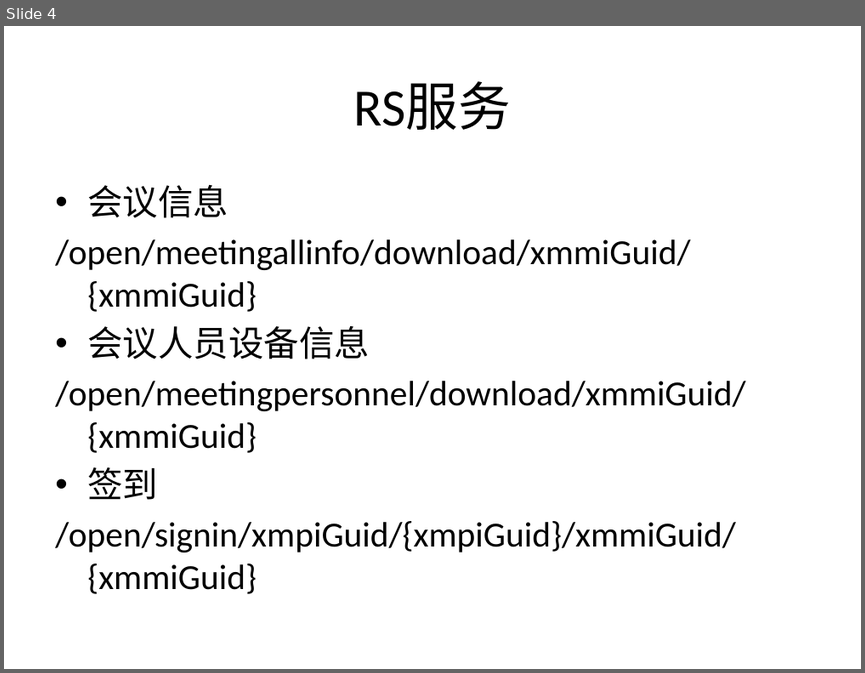
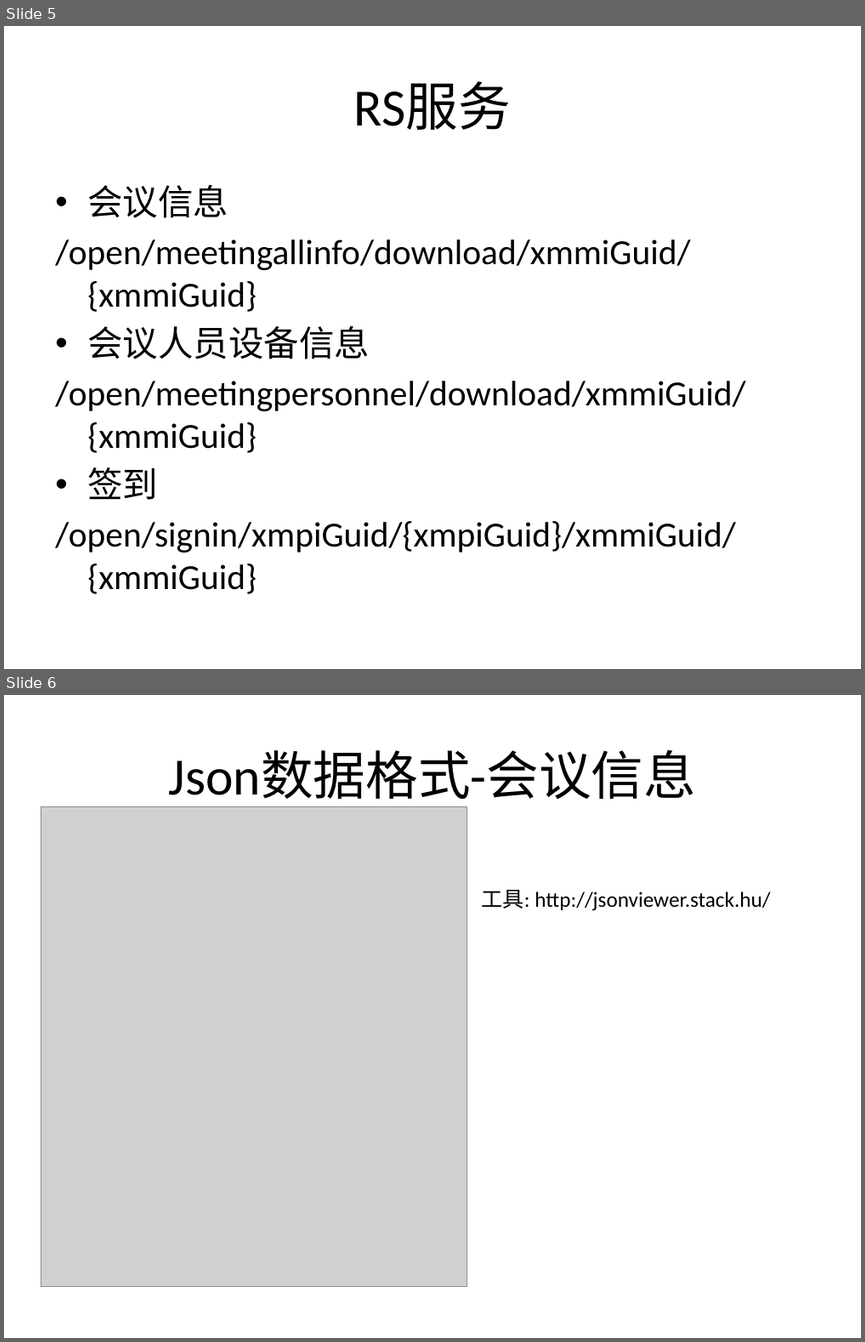
Before and after one commit to ljvblfz/x00001, a slide deck: sourcecode/project/xmeeting/doc/前后台交互服务设计.pptx. Shown one above the other, each under a label of ours: slide 4 before the commit, slides 5 and 6 after it. The pictures are 865x673 and 865x1342 pixels, drawn with LibreOffice and Linux fonts; fonts in the diff are those of the drawing; grey boxes stand for pictures. Boxes give left, top, right and bottom in pixels: in the first picture for what was removed or moved away, otherwise in the second. Text is boxed around its words. In the diff, an @@ line names an element or a change of style, - is before the commit and + after.

```diff
--- a/sourcecode/project/xmeeting/doc/前后台交互服务设计.pptx
+++ b/sourcecode/project/xmeeting/doc/前后台交互服务设计.pptx
@@ slide 6 added at <box>4,695,861,1338</box>, background #FFFFFF @@
@@ title added at <box>169,751,697,807</box>, 44 pt, text #000000 @@
+Json数据格式-会议信息
@@ picture added at <box>41,807,466,1287</box> @@
@@ text added at <box>482,890,770,911</box>, 18 pt, text #000000 @@
+工具: http://jsonviewer.stack.hu/
@@ what was slide 4 is now slide 5 @@
```
Also in this commit, not shown: 1 slide changed, 2 other slides added, 3 other files.
